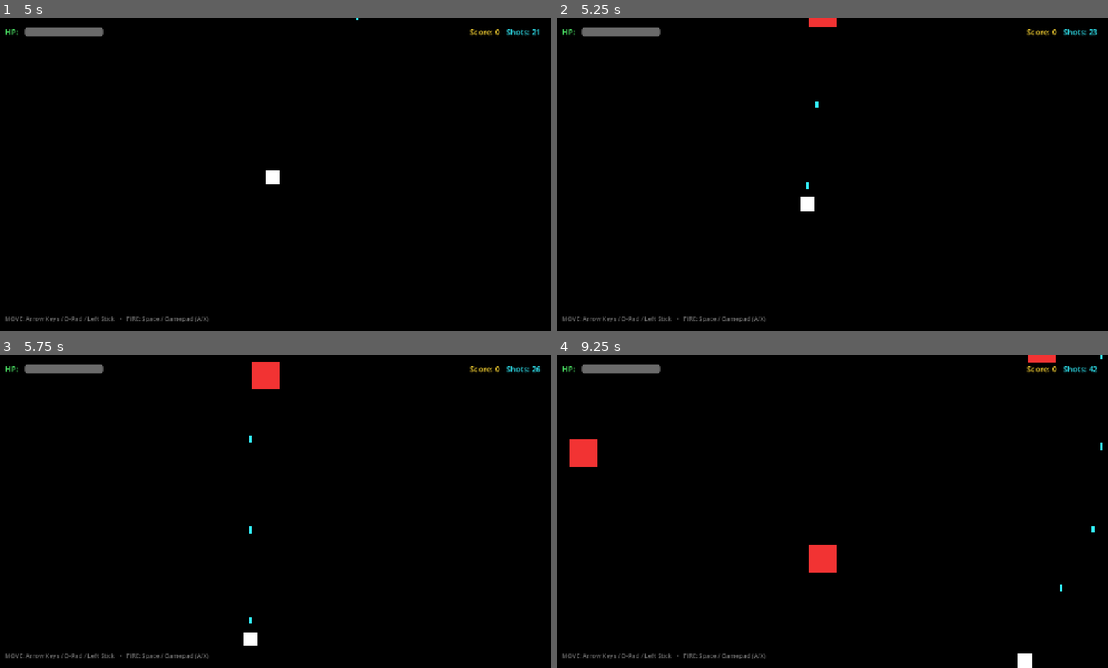
Above: before the commit, frames 1-4 (two rows, left to right).
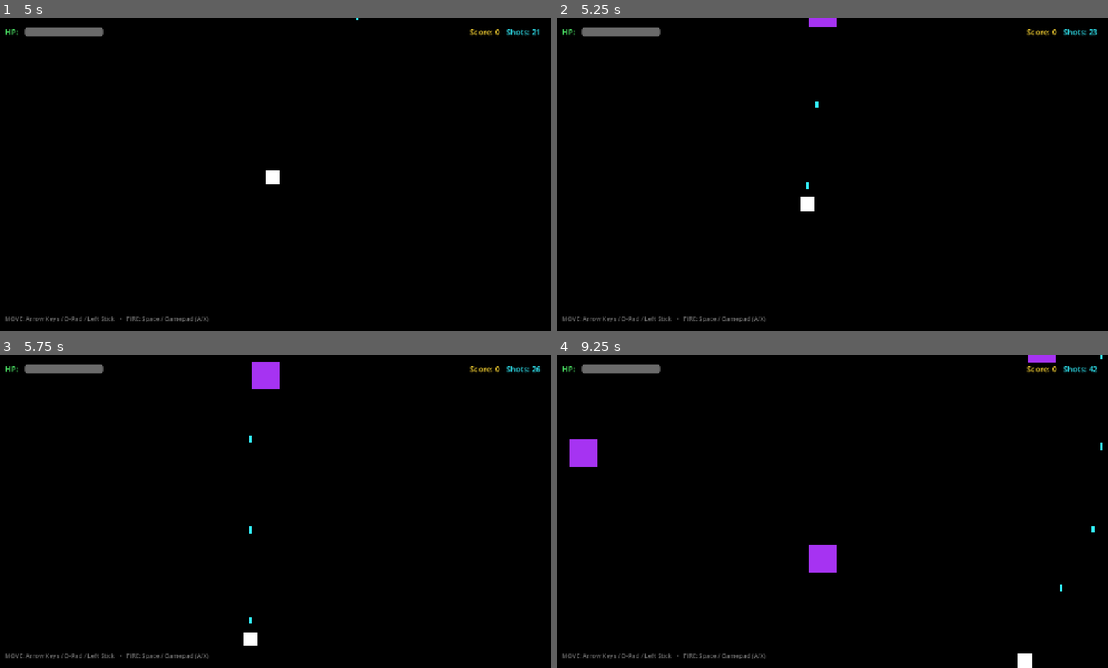
Above: after the commit, the same moments.

Repository: flou-ainan/first_godot_ai_made_game
Game: Godot game, scene res://main.tscn
Same seed, same stepped clock (60 frames per second), same inputs: the game is played once before the commit and once after it.
Inputs:
- Up to frame 1 (5 s): tap Enter (ui_accept) at 0.5, 0.77, 1.52, 2, 3.02, 3.77, 4.52 s; hold Right (ui_right) 0.53-1.28 s; hold Space (shoot) 0.53-1.28 s; hold Down (ui_down) 1.28-2.03 s; tap Space (shoot) at 1.35, 2.85, 4.35 s; hold Right (ui_right) 2.03-2.78 s; hold Space (shoot) 2.03-2.78 s; hold Up (ui_up) 2.78-3.53 s; hold Space (shoot) 3.53-4.28 s; hold Left (ui_left) from 3.53 s (still down)
- Up to frame 2 (5.25 s): release Left (ui_left) at 5.03 s; hold Down (ui_down) from 5.03 s (still down); hold Space (shoot) from 5.03 s (still down)
- Up to frame 3 (5.75 s): keep holding Down (ui_down); keep holding Space (shoot)
- Up to frame 4 (9.25 s): release Down (ui_down) at 5.78 s; release Space (shoot) at 5.78 s; hold Right (ui_right) 5.78-6.53 s; tap Space (shoot) at 5.85, 7.35, 8.85 s; tap Enter (ui_accept) at 6.02, 6.77, 7.52, 9.02 s; hold Up (ui_up) 6.53-7.28 s; hold Space (shoot) 6.53-7.28 s; hold Right (ui_right) 7.28-8.03 s; hold Down (ui_down) 8.03-8.78 s; hold Space (shoot) 8.03-8.78 s; hold Left (ui_left) from 8.78 s (still down)

Frame 1 is identical in both runs. In frame 2, 0.1% of the frame differs, in the area x 45-51%, y 0-3%; in frame 3, 0.4%; in frame 4, 1.0%, in the area x 2-91%, y 0-70%.

Commit message:
test: change enemy color to purple

Diff:
--- a/enemy.gd
+++ b/enemy.gd
@@ -6,7 +6,7 @@
 signal destroyed(points: int)
 
 const HIT_FLASH_COLOR: Color = Color(1.0, 1.0, 1.0, 1.0)
-const BASE_COLOR: Color = Color(0.95, 0.2, 0.2, 1.0)
+const BASE_COLOR: Color = Color(0.65, 0.2, 0.95, 1.0)
 
 @export_group("Enemy Configuration")
 @export var enemy_size: float = 64.0
--- a/enemy.tscn
+++ b/enemy.tscn
@@ -16,7 +16,7 @@
 offset_top = -32.0
 offset_right = 32.0
 offset_bottom = 32.0
-color = Color(0.95, 0.2, 0.2, 1)
+color = Color(0.65, 0.2, 0.95, 1)
 
 [node name="CollisionShape2D" type="CollisionShape2D" parent="."]
 unique_name_in_owner = true
